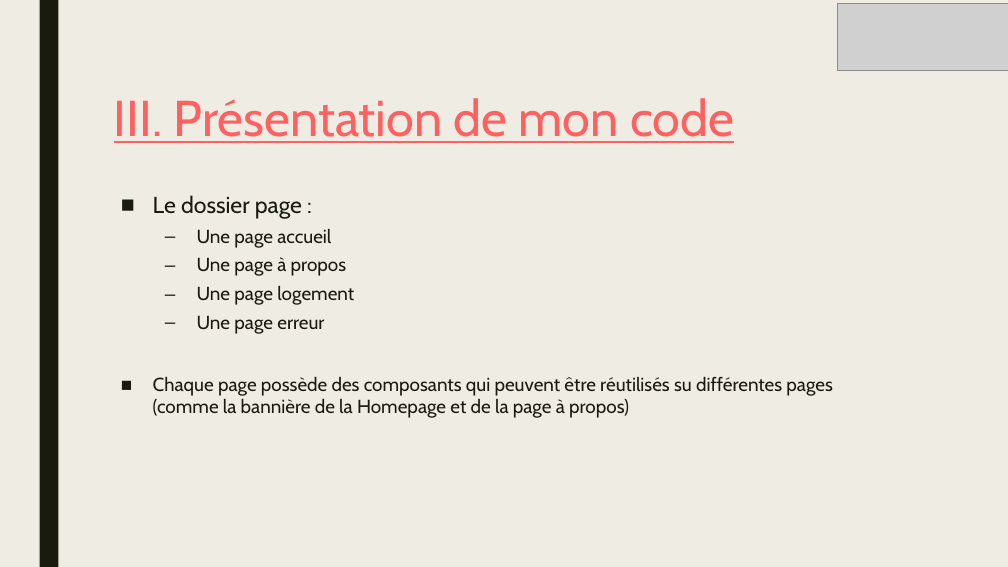
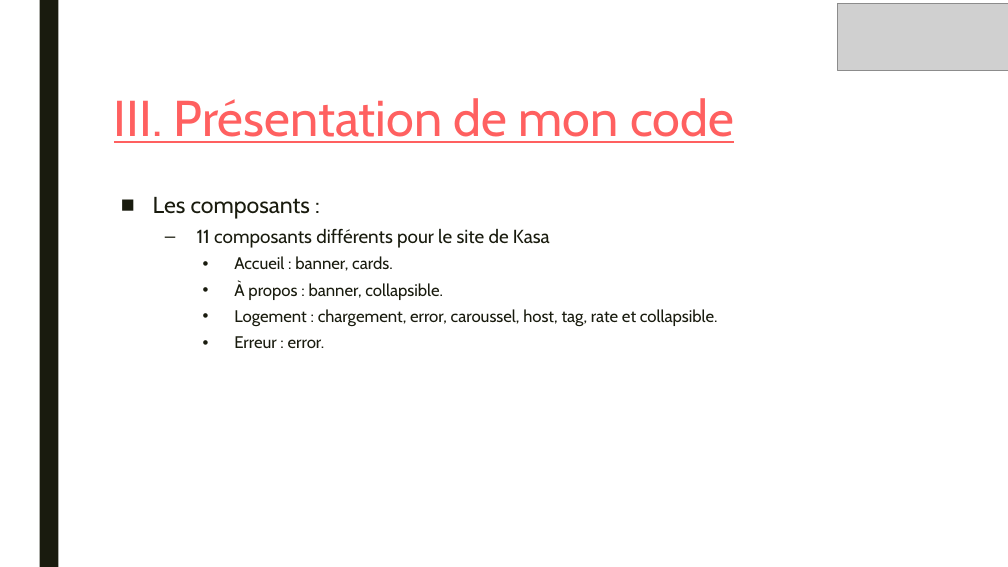
Before and after one commit to mathc28/Kasa, a slide deck: slide 12 of Soutenance/PrésentationP8.pptx. Drawn at 1008x567 pixels with LibreOffice and Linux fonts; fonts in the diff are those of the drawing; grey boxes stand for pictures. Boxes give left, top, right and bottom in pixels: in the first picture for what was removed or moved away, otherwise in the second. Text is boxed around its words. In the diff, an @@ line names an element or a change of style, - is before the commit and + after.

```diff
--- a/Soutenance/PrésentationP8.pptx
+++ b/Soutenance/PrésentationP8.pptx
@@ background #EFEDE3 to #FFFFFF @@
@@ text at box(153, 197, 718, 348): text changed; size 18 to 16 pt @@
-■ Le dossier page :
-  – Une page accueil
-  – Une page à propos
-  – Une page logement
-  – Une page erreur
-■ Chaque page possède des composants qui peuvent être réutilisés su différentes pages (comme la bannière de la Homepage et de la page à propos)
+■ Les composants :
+  – 11 composants différents pour le site de Kasa
+    • Accueil : banner, cards.
+    • À propos : banner, collapsible.
+    • Logement : chargement, error, caroussel, host, tag, rate et collapsible.
+    • Erreur : error.
```
Also in this commit, not shown: 1 other slide changed, 2 other files.
